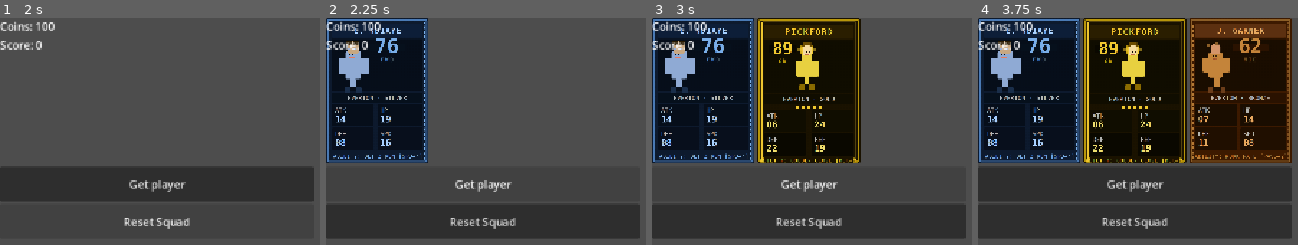
Above: before the commit, frames 1-4 (left to right).
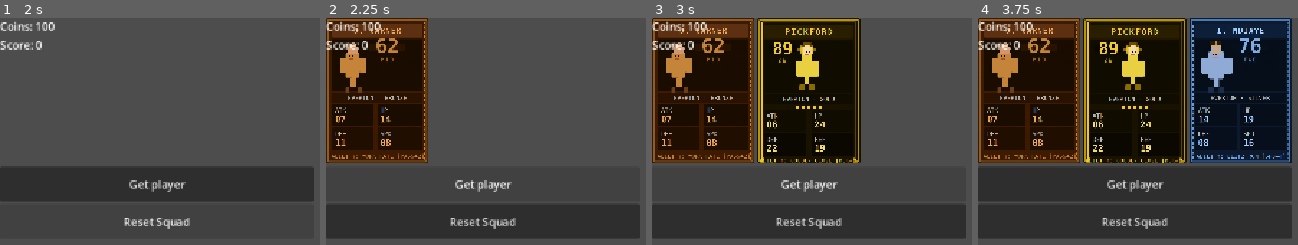
Above: after the commit, the same moments.

Repository: pauleverton/card-collection-test
Game: Godot game, scene res://main.tscn
Same seed, same stepped clock (60 frames per second), same inputs: the game is played once before the commit and once after it.
Inputs (mouse positions are in pixels of both pictures, inside the frame that each line leads up to):
- Up to frame 1 (2 s): click "Get player" at 0.5 s; click "Reset Squad" at 1.25 s
- Up to frame 2 (2.25 s): click "Get player" at 2 s
- Up to frame 3 (3 s): click "Get player" at 2.75 s
- Up to frame 4 (3.75 s): tap Enter at 3.5 s; move the mouse to (outside the picture) at 3.52 s

Frame 1 is identical in both runs. In frame 2, 19% of the frame differs, in the area x 0-32%, y 0-64%; in frame 3, 19%; in frame 4, 39%, in the area x 0-99%, y 0-64%.

Commit message:
Updates to scores

Diff:
--- a/card_base.gd
+++ b/card_base.gd
@@ -1,28 +1,25 @@
 extends VBoxContainer
 
 @onready var card_texture = $CardBase/TextureRect
-
-const CARDS = [
-	"james_garner_bronze",
-	"jake_obrien_bronze",
-	"iliman_ndiaye_silver",
-	"jordan_pickford_gold"
-]
 
 func _ready() -> void:
 	card_texture.expand_mode = TextureRect.EXPAND_FIT_WIDTH_PROPORTIONAL
 	card_texture.stretch_mode = TextureRect.STRETCH_KEEP_ASPECT_CENTERED
 
 func load_random_card() -> void:
-	var random_card = CARDS[randi() % CARDS.size()]
-	print("loading card: ", random_card)
+	var ids = CardDatabase.get_all_ids()
+	if ids.is_empty():
+		push_warning("card_base: no cards found in CardDatabase")
+		return
+	var random_card = ids[randi() % ids.size()]
 	load_card(random_card)
 
-func load_card(card_name: String) -> void:
-	var texture = load("res://Cards/" + card_name + ".png")
-	print("texture loaded: ", texture)
-	card_texture.texture = texture
+func load_card(card_id: String) -> void:
+	var card = CardDatabase.get_card(card_id)
+	if card == null:
+		push_warning("card_base: no CardData found for id '%s'" % card_id)
+		return
+	card_texture.texture = card.texture
 
 func _on_button_pressed() -> void:
-	print("button pressed")
 	load_random_card()
--- /dev/null
+++ b/data/card_data.gd
@@ -0,0 +1,25 @@
+class_name CardData
+extends Resource
+
+## Unique identifier used for texture lookup and dictionary keys.
+## Must match the filename in res://Cards/ (without .png), e.g. "james_garner_bronze"
+@export var id: String = ""
+
+@export var display_name: String = ""
+
+@export_enum("bronze", "silver", "gold") var rarity: String = "bronze"
+
+## Base coin value when this card is sold.
+@export var sell_value: int = 10
+
+## Drag the card's PNG from res://Cards/ directly onto this field in the
+## Inspector. This is the actual link to the image — no string matching,
+## no risk of a typo or rename silently breaking the connection.
+@export var texture: Texture2D
+
+## --- Future roguelike expansion ---
+## Uncomment / extend as your stat system grows. Keeping these here now
+## means the schema doesn't need to change shape later, just get used.
+#@export var base_rating: int = 50
+#@export var position: String = ""
+#@export var modifiers: Array[CardModifier] = []
--- /dev/null
+++ b/data/card_database.gd
@@ -0,0 +1,55 @@
+extends Node
+
+## Autoload singleton. Add this as "CardDatabase" in Project Settings > Autoload.
+##
+## Loads res://card_database.tres ONCE at startup and builds a Dictionary
+## keyed by card id for O(1) lookups. Safe for 150+ cards with no
+## per-frame or per-lookup performance cost.
+
+const DATABASE_PATH := "res://data/card_database.tres"
+
+var _cards_by_id: Dictionary = {}  # id (String) -> CardData
+var all_ids: Array = []
+
+func _ready() -> void:
+	_load_database()
+
+func _load_database() -> void:
+	if not ResourceLoader.exists(DATABASE_PATH):
+		push_error("CardDatabase: could not find %s" % DATABASE_PATH)
+		return
+
+	var db: CardDatabaseResource = load(DATABASE_PATH)
+	if db == null:
+		push_error("CardDatabase: failed to load database resource")
+		return
+
+	_cards_by_id.clear()
+	all_ids.clear()
+
+	for card in db.cards:
+		if card == null or card.id.is_empty():
+			push_warning("CardDatabase: skipping card with empty id")
+			continue
+		if _cards_by_id.has(card.id):
+			push_warning("CardDatabase: duplicate card id '%s'" % card.id)
+		_cards_by_id[card.id] = card
+		all_ids.append(card.id)
+
+	print("CardDatabase: loaded %d cards" % all_ids.size())
+
+## Returns the CardData for a given id, or null if not found.
+func get_card(id: String) -> CardData:
+	return _cards_by_id.get(id, null)
+
+## Returns the sell value for a card id, with a safe fallback.
+func get_sell_value(id: String, fallback: int = 10) -> int:
+	var card := get_card(id)
+	if card == null:
+		push_warning("CardDatabase: no card data for id '%s', using fallback" % id)
+		return fallback
+	return card.sell_value
+
+## Returns a copy of all known card ids (safe to shuffle without mutating the source).
+func get_all_ids() -> Array:
+	return all_ids.duplicate()
--- /dev/null
+++ b/data/card_database.tres
@@ -0,0 +1,47 @@
+[gd_resource type="Resource" script_class="CardDatabaseResource" format=3 uid="uid://exvxpboyojaw"]
+
+[ext_resource type="Script" uid="uid://byw4wa812jf65" path="res://data/card_data.gd" id="1_0apoi"]
+[ext_resource type="Texture2D" uid="uid://f4rgivh2uush" path="res://Cards/iliman_ndiaye_silver.png" id="2_koinq"]
+[ext_resource type="Script" uid="uid://k3mcdls2aqgh" path="res://data/card_database_resource.gd" id="2_w0kwd"]
+[ext_resource type="Texture2D" uid="uid://di25bxhunsf7" path="res://Cards/jake_obrien_bronze.png" id="3_4rb3r"]
+[ext_resource type="Texture2D" uid="uid://crq433j8kpvqr" path="res://Cards/james_garner_bronze.png" id="4_ygkdt"]
+[ext_resource type="Texture2D" uid="uid://cljfwl7erk7w2" path="res://Cards/jordan_pickford_gold.png" id="5_jfmu1"]
+
+[sub_resource type="Resource" id="Resource_ygkdt"]
+script = ExtResource("1_0apoi")
+id = "Iliman_Ndiaye"
+display_name = "Iliman Ndiaye"
+rarity = "silver"
+sell_value = 22
+texture = ExtResource("2_koinq")
+metadata/_custom_type_script = "uid://byw4wa812jf65"
+
+[sub_resource type="Resource" id="Resource_0apoi"]
+script = ExtResource("1_0apoi")
+id = "jake_obrien"
+display_name = "Jake O'Brien"
+sell_value = 13
+texture = ExtResource("3_4rb3r")
+metadata/_custom_type_script = "uid://byw4wa812jf65"
+
+[sub_resource type="Resource" id="Resource_w0kwd"]
+script = ExtResource("1_0apoi")
+id = "james_garner"
+display_name = "James Garner"
+sell_value = 15
+texture = ExtResource("4_ygkdt")
+metadata/_custom_type_script = "uid://byw4wa812jf65"
+
+[sub_resource type="Resource" id="Resource_ebfpy"]
+script = ExtResource("1_0apoi")
+id = "jordan_pickford"
+display_name = "Jordan Pickford"
+rarity = "gold"
+sell_value = 33
+texture = ExtResource("5_jfmu1")
+metadata/_custom_type_script = "uid://byw4wa812jf65"
+
+[resource]
+script = ExtResource("2_w0kwd")
+cards = Array[ExtResource("1_0apoi")]([SubResource("Resource_ygkdt"), SubResource("Resource_0apoi"), SubResource("Resource_w0kwd"), SubResource("Resource_ebfpy")])
+metadata/_custom_type_script = "uid://k3mcdls2aqgh"
--- /dev/null
+++ b/data/card_database_resource.gd
@@ -0,0 +1,8 @@
+class_name CardDatabaseResource
+extends Resource
+
+## The single source of truth for every card in the game.
+## Edit res://card_database.tres in the Godot Inspector to add/tweak cards —
+## click the array, increase size, and assign or create a new CardData
+## sub-resource per element. All 150+ cards live in this one file.
+@export var cards: Array[CardData] = []
--- a/drawcards.gd
+++ b/drawcards.gd
@@ -13,63 +13,66 @@
 ]
 
 var available_cards = []
-
-
-const CARDS = [
-	"james_garner_bronze",
-	"jake_obrien_bronze",
-	"iliman_ndiaye_silver",
-	"jordan_pickford_gold"
-]
+var current_slot_ids = ["", "", ""]  # tracks which card id sits in each slot
 
 func _ready() -> void:
 	print("script loaded")
-	print(slots)
-	print(remove_buttons)
 	reset_deck()
 
 func reset_deck() -> void:
-	available_cards = CARDS.duplicate()
+	# CardDatabase is an autoload singleton, loaded once at game start.
+	available_cards = CardDatabase.get_all_ids()
 	available_cards.shuffle()
 
-func load_card(card_name: String, slot: TextureRect) -> void:
-	var texture = load("res://Cards/" + card_name + ".png")
-	slot.texture = texture
+func load_card(card_id: String, slot: TextureRect) -> void:
+	var card = CardDatabase.get_card(card_id)
+	if card == null:
+		push_warning("drawcards: no CardData found for id '%s'" % card_id)
+		return
+	slot.texture = card.texture
+	var slot_index = slots.find(slot)
+	if slot_index != -1:
+		current_slot_ids[slot_index] = card_id
 
 func _on_generate_team_pressed() -> void:
-	print("draw pressed")
 	var next_slot = get_next_empty_slot()
 	if next_slot == -1:
 		return
 	if available_cards.is_empty():
 		return
-	var card = available_cards.pop_back()
-	load_card(card, slots[next_slot])
+	var card_id = available_cards.pop_back()
+	load_card(card_id, slots[next_slot])
 
 func _on_reset_pressed() -> void:
-	print("reset pressed")
 	for slot in slots:
 		slot.texture = null
 	for btn in remove_buttons:
 		btn.visible = false
+		btn.text = "Sell player"
 	reset_deck()
 
 func show_remove_button(slot_index: int) -> void:
 	if slots[slot_index].texture != null:
+		var card_id = current_slot_ids[slot_index]
+		var sell_value = CardDatabase.get_sell_value(card_id)
+		remove_buttons[slot_index].text = "Sell for %d" % sell_value
 		remove_buttons[slot_index].visible = true
 
 func hide_remove_button(slot_index: int) -> void:
 	remove_buttons[slot_index].visible = false
 
 func remove_card(slot_index: int) -> void:
-	print("removing card from slot ", slot_index)
-	var removed_card = slots[slot_index].texture.resource_path
-	removed_card = removed_card.replace("res://Cards/", "").replace(".png", "")
-	available_cards.append(removed_card)
+	var card_id = current_slot_ids[slot_index]
+	var sell_value = CardDatabase.get_sell_value(card_id)
+
+	available_cards.append(card_id)
 	available_cards.shuffle()
 	slots[slot_index].texture = null
+	current_slot_ids[slot_index] = ""
 	remove_buttons[slot_index].visible = false
-	get_tree().get_first_node_in_group("main").add_coins(10)
+	remove_buttons[slot_index].text = "Sell player"
+
+	get_tree().get_first_node_in_group("main").add_coins(sell_value)
 
 func get_next_empty_slot() -> int:
 	for i in range(slots.size()):
@@ -98,7 +101,6 @@
 func _on_remove_button_3_pressed() -> void:
 	remove_card(2)
 
-
 func _on_remove_button_1_mouse_entered() -> void:
 	show_remove_button(0)
 func _on_remove_button_1_mouse_exited() -> void:
@@ -114,7 +116,6 @@
 func _on_remove_button_3_mouse_exited() -> void:
 	hide_remove_button(2)
 
-
 func get_displayed_cards() -> Array:
 	var displayed = []
 	for slot in slots:
@@ -124,19 +125,13 @@
 
 func _on_draw_button_pressed() -> void:
 	var next_slot = get_next_empty_slot()
-	print("next empty slot: ", next_slot)
-	print("available cards: ", available_cards)
 	if next_slot == -1:
-		print("no empty slots")
 		return
 	if available_cards.is_empty():
-		print("reshuffling")
 		reset_deck()
-	var card = available_cards.pop_back()
-	print("drawing: ", card)
-	load_card(card, slots[next_slot])
+	var card_id = available_cards.pop_back()
+	load_card(card_id, slots[next_slot])
 	check_squad_complete()
-
 
 func check_squad_complete() -> void:
 	for slot in slots:
--- a/project.godot
+++ b/project.godot
@@ -14,6 +14,10 @@
 run/main_scene="uid://ceoyuxeqqgyph"
 config/features=PackedStringArray("4.7", "Forward Plus")
 
+[autoload]
+
+CardDatabase="*uid://bfvlo21pwnmj5"
+
 [display]
 
 window/stretch/mode="canvas_items"
Not shown, added: data/card_data.gd.uid
Not shown, added: data/card_database.gd.uid
Not shown, added: data/card_database_resource.gd.uid
